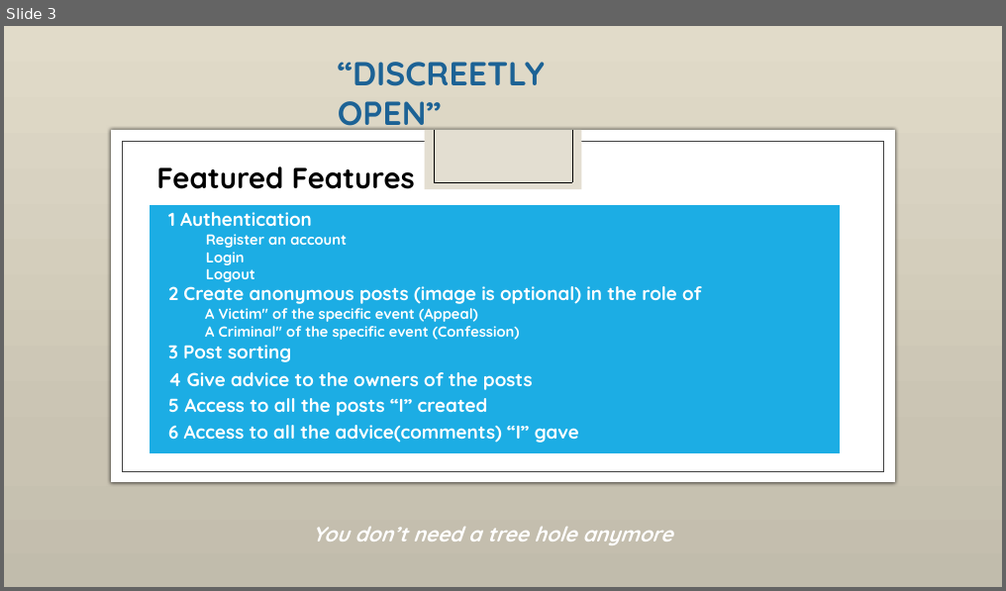
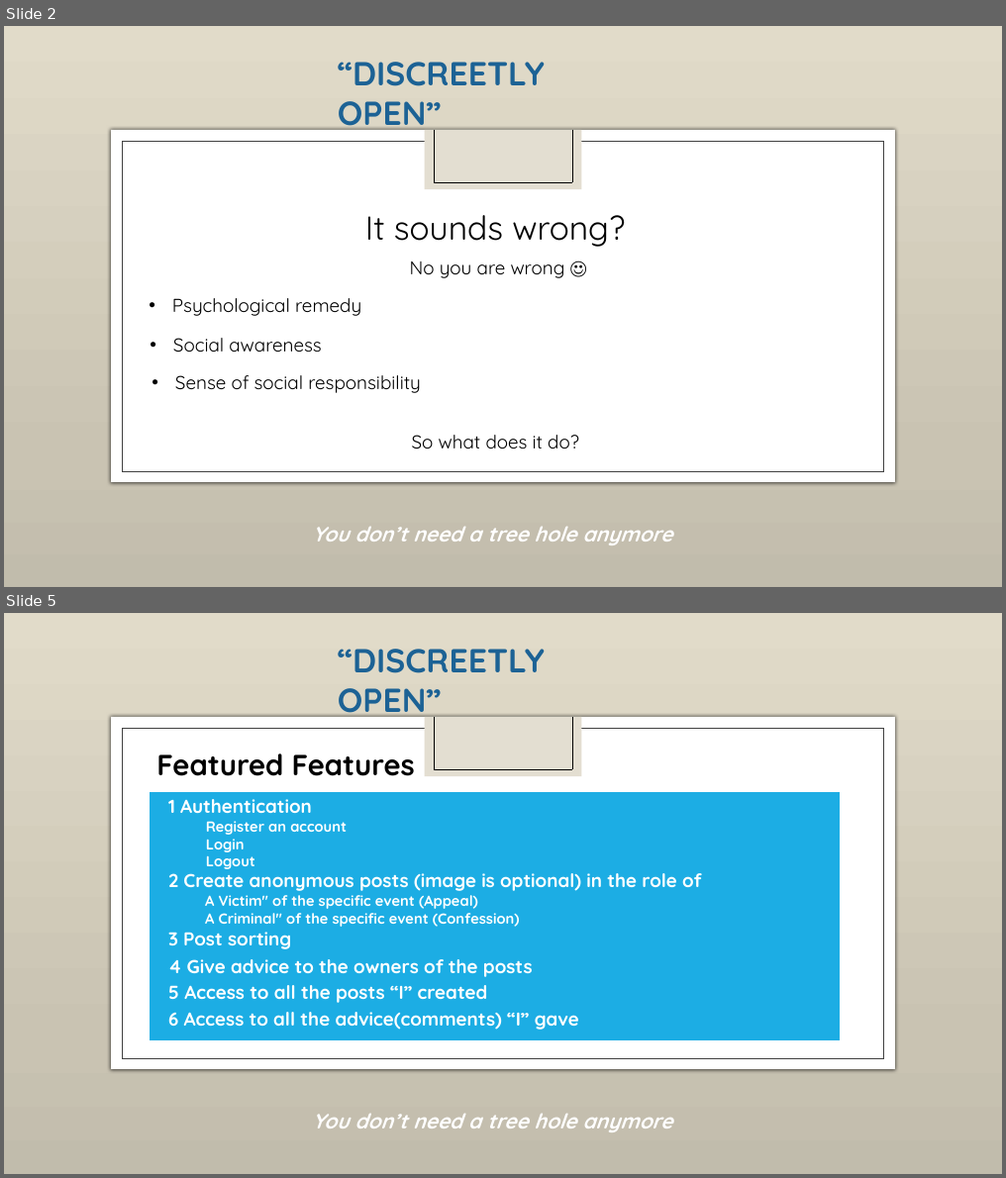
Before and after one commit to leahoho/moral-judges, a slide deck: MJ ppt 2018-7-24 (2).pptx. Shown one above the other, each under a label of ours: slide 3 before the commit, slides 2 and 5 after it; the slides between them are not shown. The pictures are 1006x591 and 1006x1178 pixels, drawn with LibreOffice and Linux fonts; fonts in the diff are those of the drawing; background and template pictures are left out. Boxes give left, top, right and bottom in pixels: in the first picture for what was removed or moved away, otherwise in the second. Text is boxed around its words. In the diff, an @@ line names an element or a change of style, - is before the commit and + after.

```diff
--- a/MJ ppt 2018-7-24 (2).pptx
+++ b/MJ ppt 2018-7-24 (2).pptx
@@ slide 2 added at (4,26,1002,587), background picture (left out); not listed: 6 template elements that a slide beside it also shows @@
@@ text added at (338,62,545,135), 32 pt, text #1D6294, bold @@
+“DISCREETLY OPEN”
@@ text added at (365,215,625,247), 32 pt, text #000000 @@
+It sounds wrong?
@@ text added at (410,262,565,278), 18 pt, text #000000 @@
+No you are wrong ☺
@@ text added at (172,298,361,316), 18 pt, text #000000 @@
+• Psychological remedy
@@ text added at (173,338,321,353), 18 pt, text #000000 @@
+• Social awareness
@@ text added at (175,375,421,393), 18 pt, text #000000 @@
+• Sense of social responsibility
@@ text added at (412,435,579,449), 18 pt, text #000000 @@
+So what does it do?
@@ text added at (312,527,672,546), 20 pt, text #FFFFFF, bold, italic @@
+You don’t need a tree hole anymore
@@ what was slide 3 is now slide 5 @@
```
Also in this commit, not shown: 4 slides changed, 1 other slide added.
